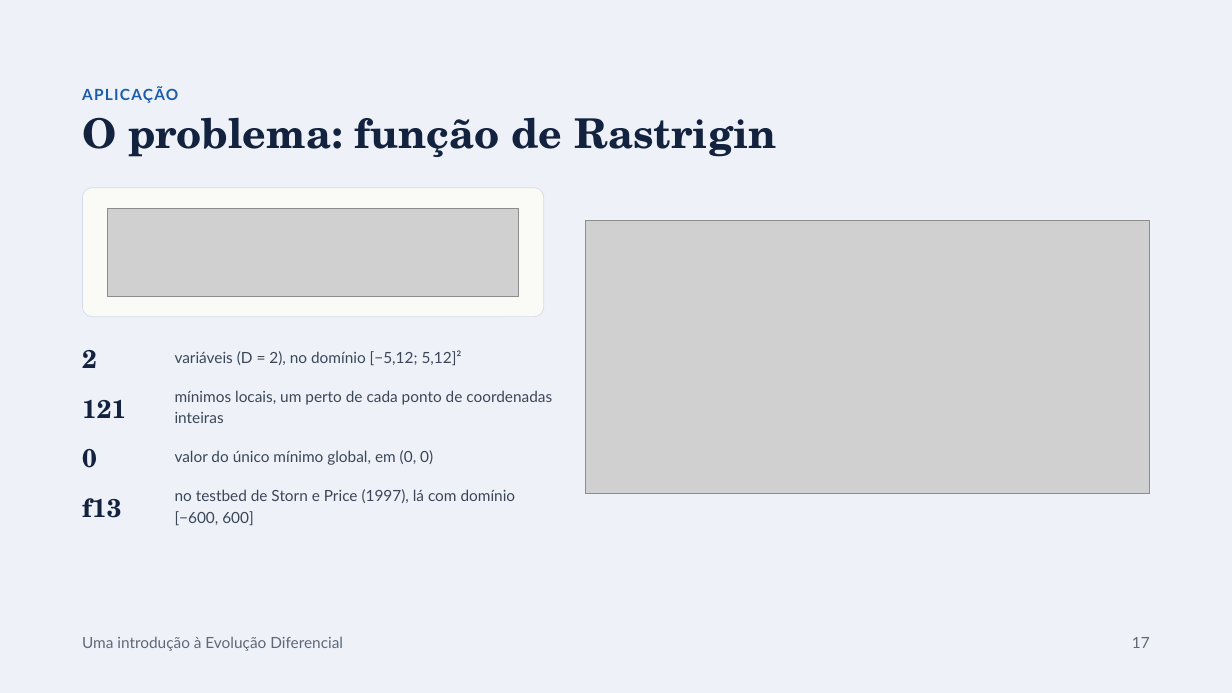
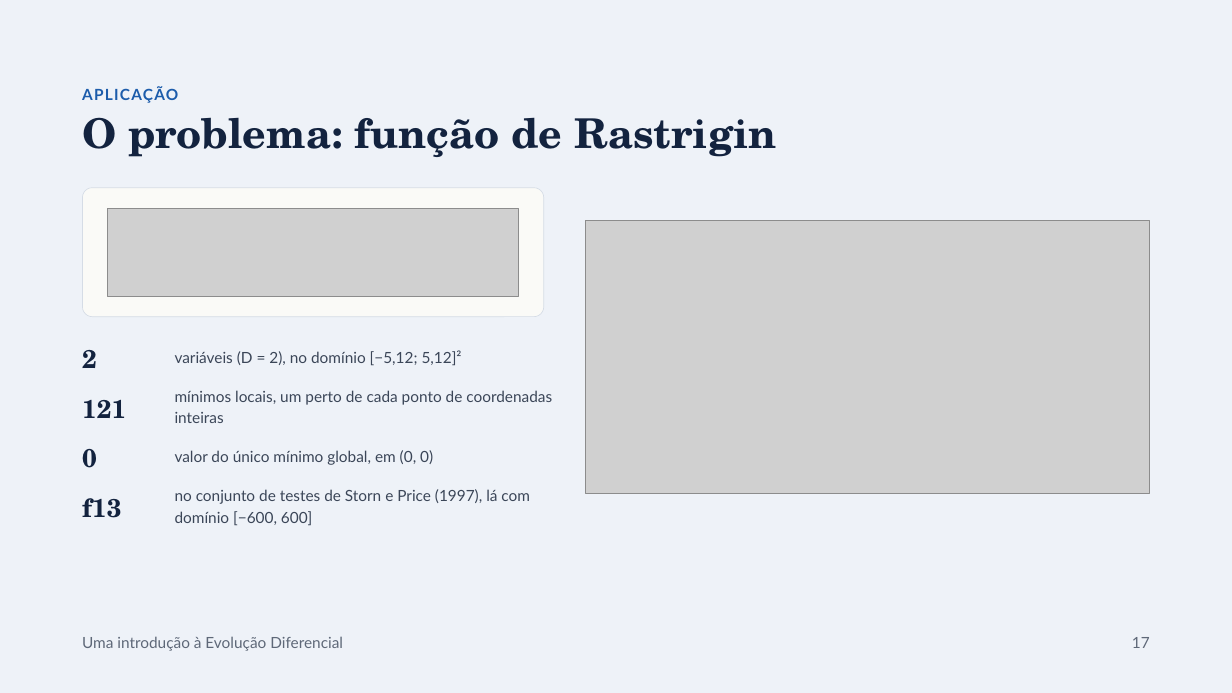
Before and after one commit to falconeee/opt-meta-heuristicas, a slide deck: slide 15 of Seminario/slides/Uma_introducao_a_Evolucao_Diferencial.pptx (slide 17 before the commit). Drawn at 1232x693 pixels with LibreOffice and Linux fonts; fonts in the diff are those of the drawing; grey boxes stand for pictures. Boxes give left, top, right and bottom in pixels: in the first picture for what was removed or moved away, otherwise in the second. Text is boxed around its words. In the diff, an @@ line names an element or a change of style, - is before the commit and + after.

```diff
--- a/Seminario/slides/Uma_introducao_a_Evolucao_Diferencial.pptx
+++ b/Seminario/slides/Uma_introducao_a_Evolucao_Diferencial.pptx
@@ text at (175,489,530,526): text changed @@
-no testbed de Storn e Price (1997), lá com domínio [−600, 600]
+no conjunto de testes de Storn e Price (1997), lá com domínio [−600, 600]
```
Also in this commit, not shown: 13 other slides changed, 1 slide added, 4 slides removed, 19 other files.
